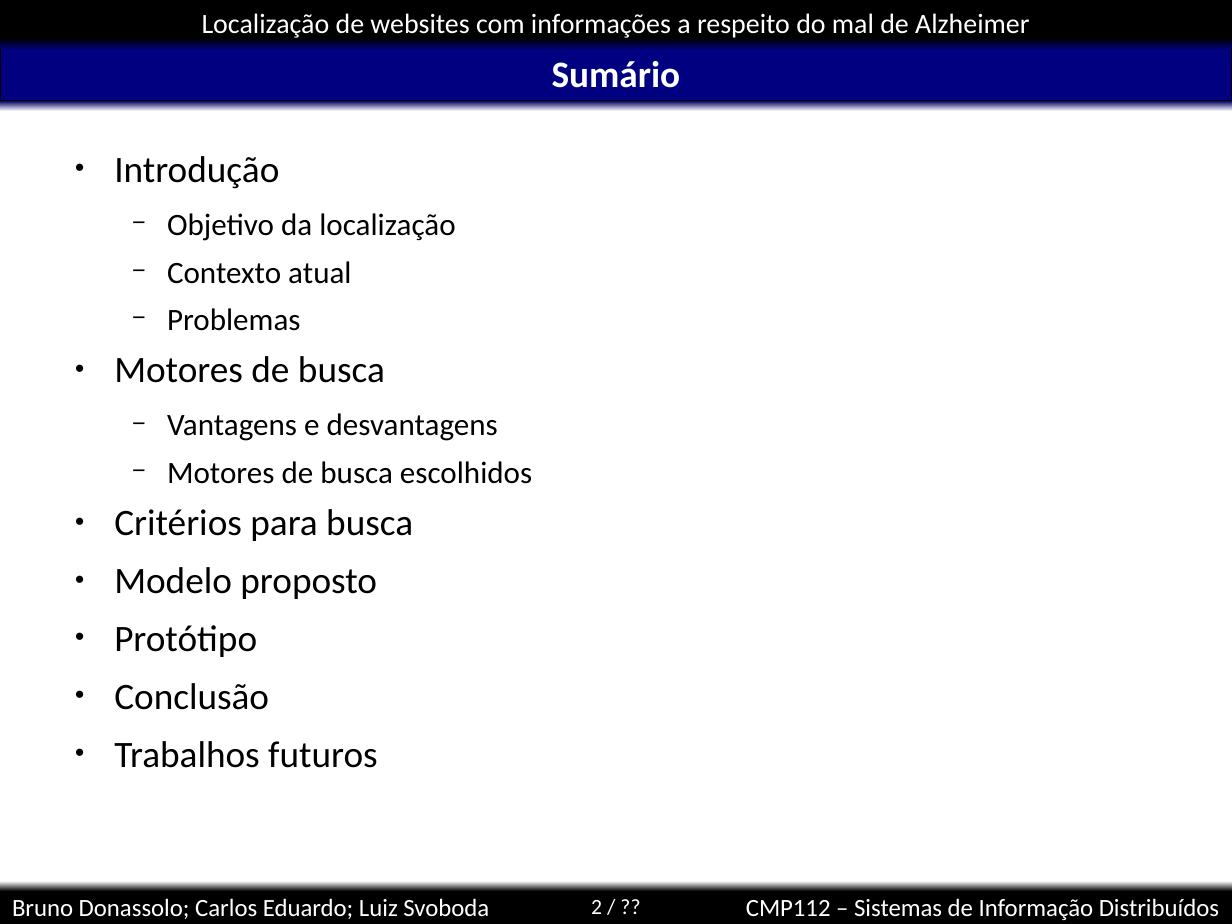
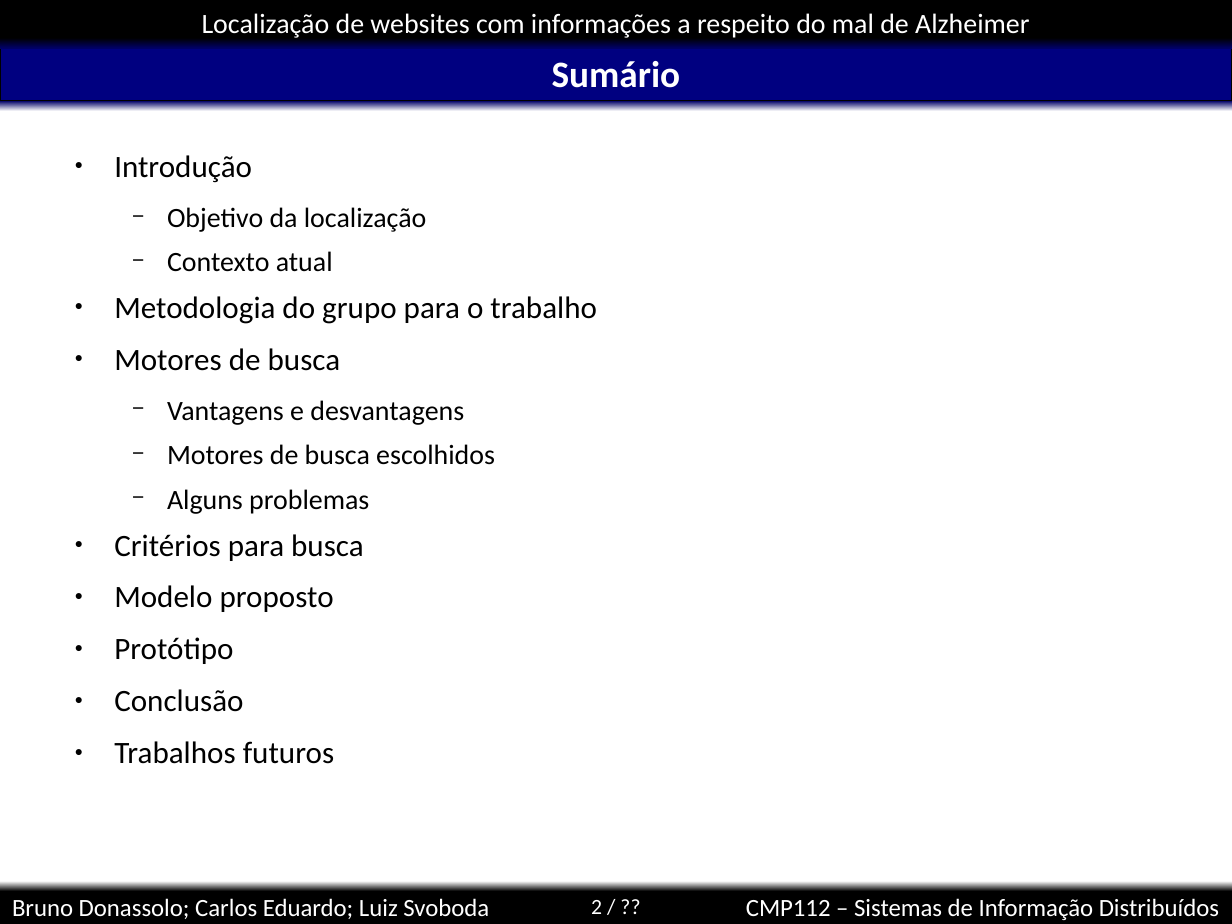
Before and after one commit to kdubezerra/kdubezerra, a slide deck: slide 2 of disciplinas/cmp112/localizacao.ppt. Drawn at 1232x924 pixels with LibreOffice and Linux fonts; fonts in the diff are those of the drawing; background and template pictures are left out. Boxes give left, top, right and bottom in pixels: in the first picture for what was removed or moved away, otherwise in the second. Text is boxed around its words. In the diff, an @@ line names an element or a change of style, - is before the commit and + after.

```diff
--- a/disciplinas/cmp112/localizacao.ppt
+++ b/disciplinas/cmp112/localizacao.ppt
@@ text at (114,155,495,764): size 24 to 20 pt in "Introdução", "Motores de busca", "Critérios para busca", "Modelo proposto" and 3 more places; size 20 to 18 pt in "Objetivo da localização", "Contexto atual", "Vantagens e desvantagens", "Motores de busca escolhidos" @@
@@ text at (114,296,597,324): text changed @@
-  − Problemas
+● Metodologia do grupo para o trabalho
@@ text at (167,489,369,514): paragraph added @@
+  − Alguns problemas
```
